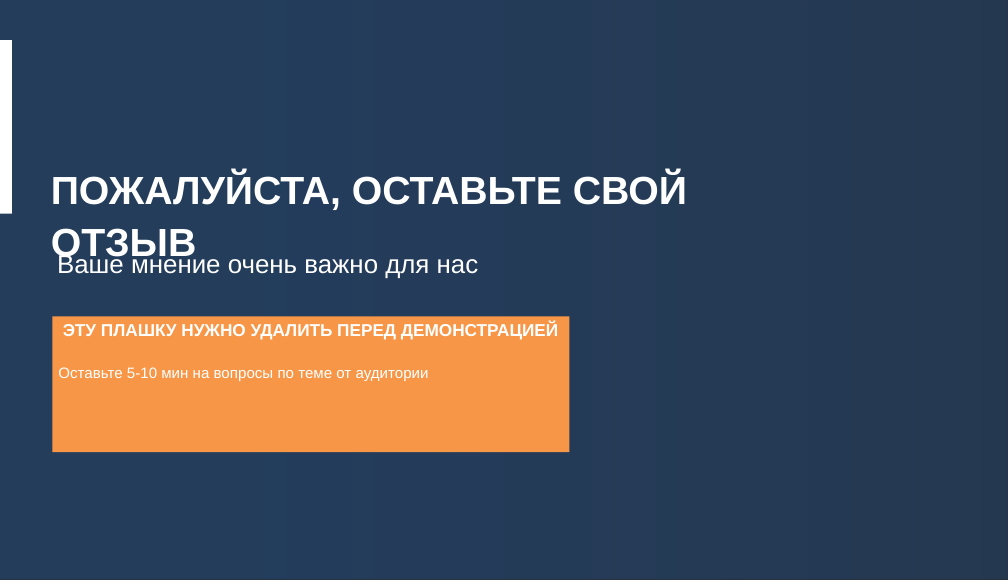
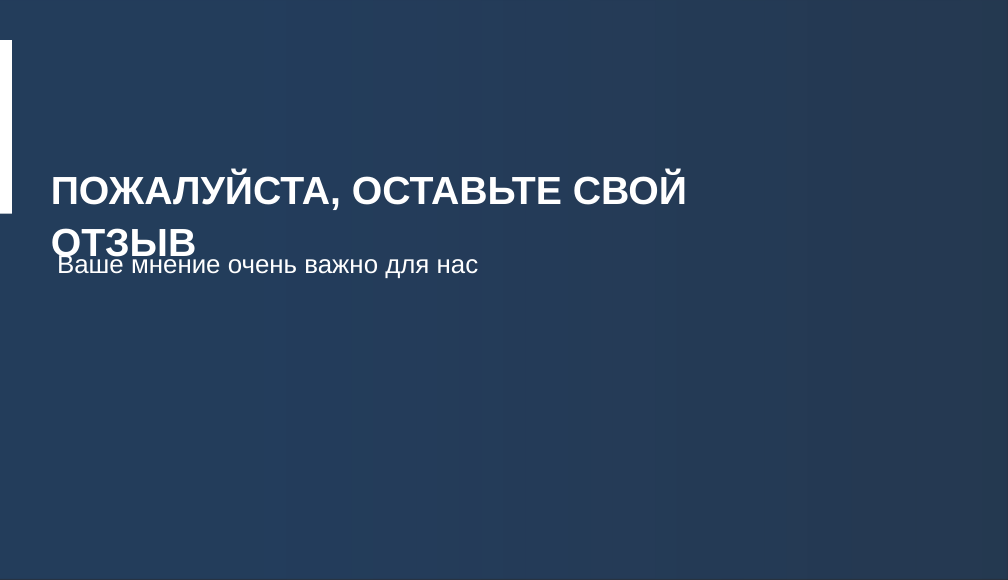
Before and after one commit to kchvilyov/qrk_001_quarkus, a slide deck: slide 19 of Почему Java-разработчику следует брать на вооружение Quarkus Презентация_семинар_IBS.pptx. Drawn at 1008x580 pixels with LibreOffice and Linux fonts; fonts in the diff are those of the drawing; background and template pictures are left out; a plain dark background stands for a picture behind light text. Boxes give left, top, right and bottom in pixels: in the first picture for what was removed or moved away, otherwise in the second. Text is boxed around its words. In the diff, an @@ line names an element or a change of style, - is before the commit and + after.

```diff
--- a/Почему Java-разработчику следует брать на вооружение Quarkus Презентация_семинар_IBS.pptx
+++ b/Почему Java-разработчику следует брать на вооружение Quarkus Презентация_семинар_IBS.pptx
@@ rectangle removed at <box>52,317,569,452</box> @@
-ЭТУ ПЛАШКУ НУЖНО УДАЛИТЬ ПЕРЕД ДЕМОНСТРАЦИЕЙ
-Оставьте 5-10 мин на вопросы по теме от аудитории
```
Also in this commit, not shown: 5 other slides changed, 2 slides added, 2 slides removed.
